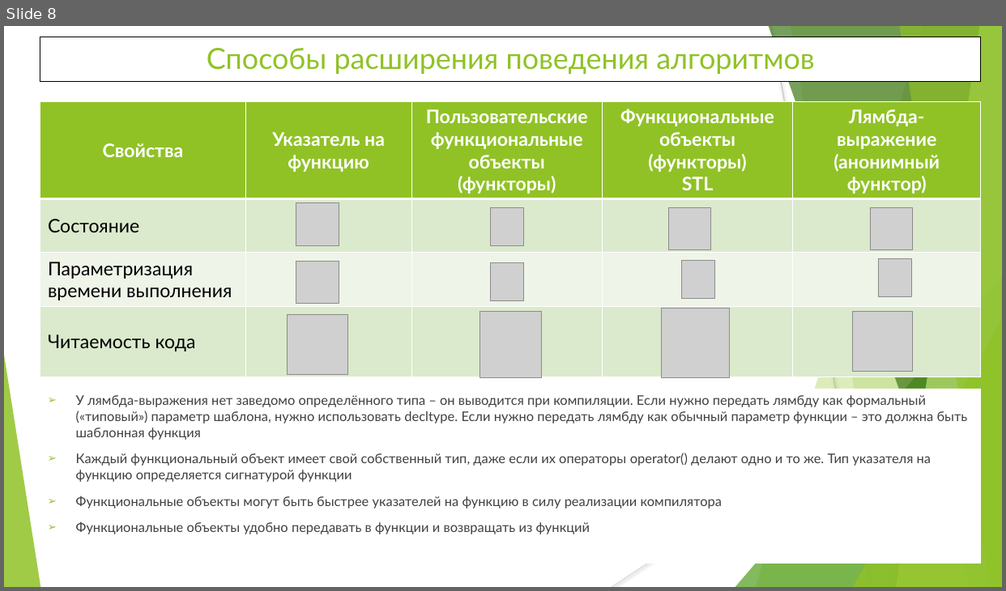
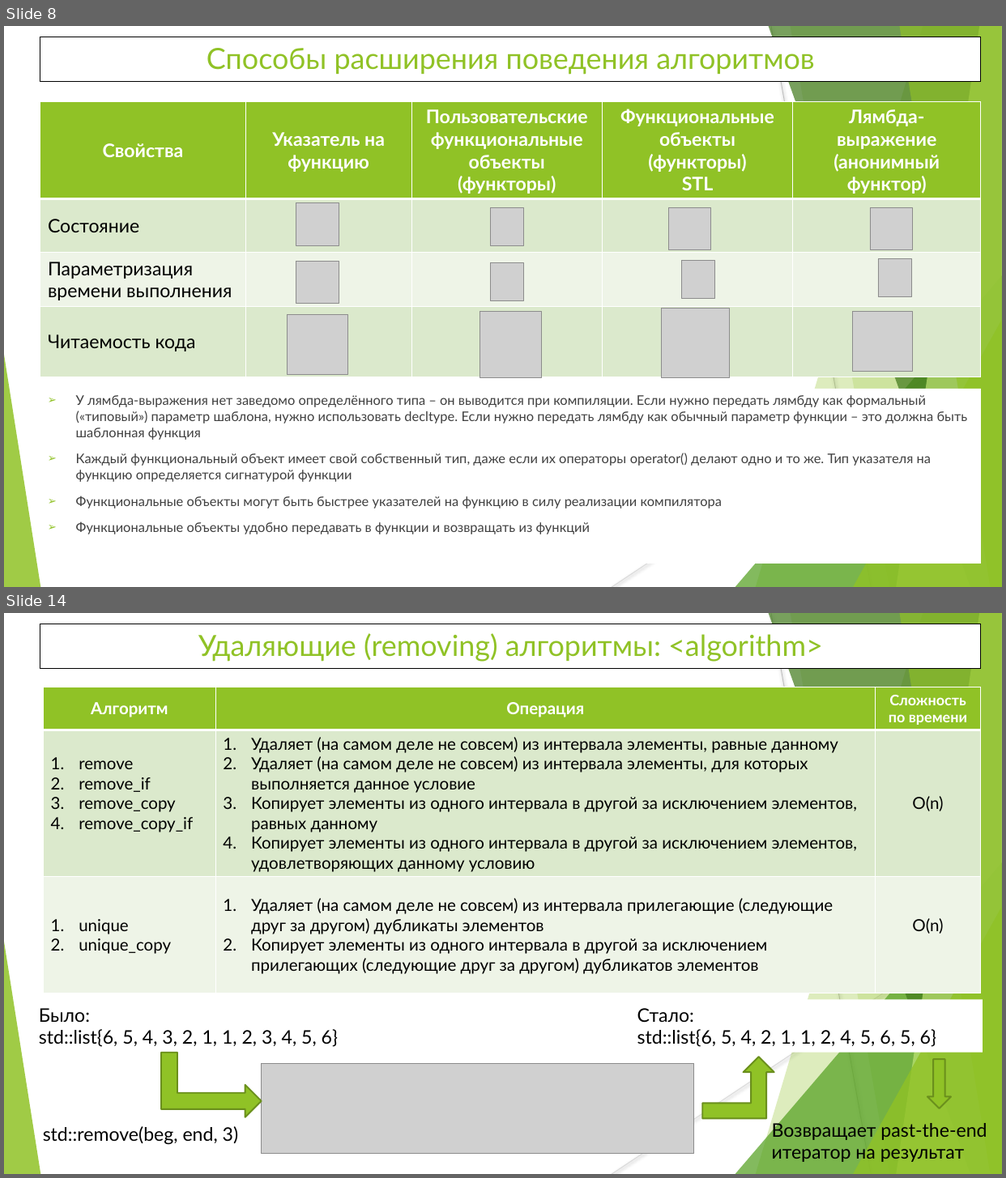
Before and after one commit to WhiteCatStudies/lectures, a slide deck: lecture6/lecture6.pptx. Shown one above the other, each under a label of ours: slide 8 before the commit, slides 8 and 14 after it; the slides between them are not shown. The pictures are 1006x591 and 1006x1178 pixels, drawn with LibreOffice and Linux fonts; fonts in the diff are those of the drawing; grey boxes stand for pictures. Boxes give left, top, right and bottom in pixels: in the first picture for what was removed or moved away, otherwise in the second. Text is boxed around its words. In the diff, an @@ line names an element or a change of style, - is before the commit and + after.

Commit message:
lecture6: some algorithms, shared_ptr and unique_ptr

```diff
--- a/lecture6/lecture6.pptx
+++ b/lecture6/lecture6.pptx
@@ slide 14 added at (4,613,1002,1174), background #FFFFFF; not listed: 10 template elements that a slide beside it also shows @@
@@ rectangle added at (40,624,981,668), fill #FFFFFF, outline #000000 0.75 pt, 28 pt, text #90C226 @@
+Удаляющие (removing) алгоритмы: <algorithm>
@@ table added at (43,687,980,994), 3 rows, 3 columns @@
+Алгоритм | Операция | Сложность по времени
+remove / remove_if / remove_copy / remove_copy_if | Удаляет (на самом деле не совсем) из интервала элементы, равные данному / Удаляет (на самом деле не совсем) из интервала элементы, для которых выполняется данное условие / Копирует элементы из одного интервала в другой за исключением элементов, равных данному / Копирует элементы из одного интервала в другой за исключением элементов, удовлетворяющих данному условию | O(n)
+unique / unique_copy | Удаляет (на самом деле не совсем) из интервала прилегающие (следующие друг за другом) дубликаты элементов / Копирует элементы из одного интервала в другой за исключением прилегающих (следующие друг за другом) дубликатов элементов | O(n)
@@ rectangle added at (630,1000,982,1053), fill #FFFFFF, 18 pt, text #000000 @@
+Стало:
+std::list{6, 5, 4, 2, 1, 1, 2, 4, 5, 6, 5, 6}
@@ text added at (39,1008,338,1047), 18 pt, text #000000 @@
+Было:
+std::list{6, 5, 4, 3, 2, 1, 1, 2, 3, 4, 5, 6}
@@ bent up arrow added at (162,1053,262,1118), fill #90C226, outline #6B901C 1.5 pt @@
@@ picture added at (262,1063,694,1154) @@
@@ bent up arrow added at (702,1057,774,1118), fill #90C226, outline #6B901C 1.5 pt @@
@@ down arrow added at (928,1060,951,1110), fill #90C226, outline #6B901C 1.5 pt @@
@@ text added at (772,1120,987,1162), 18 pt, text #000000 @@
+Возвращает past-the-end
+итератор на результат
@@ text added at (43,1127,239,1145), 18 pt, text #000000 @@
+std::remove(beg, end, 3)
```
Also in this commit, not shown: 3 slides changed, 10 other slides added, 10 other files.
